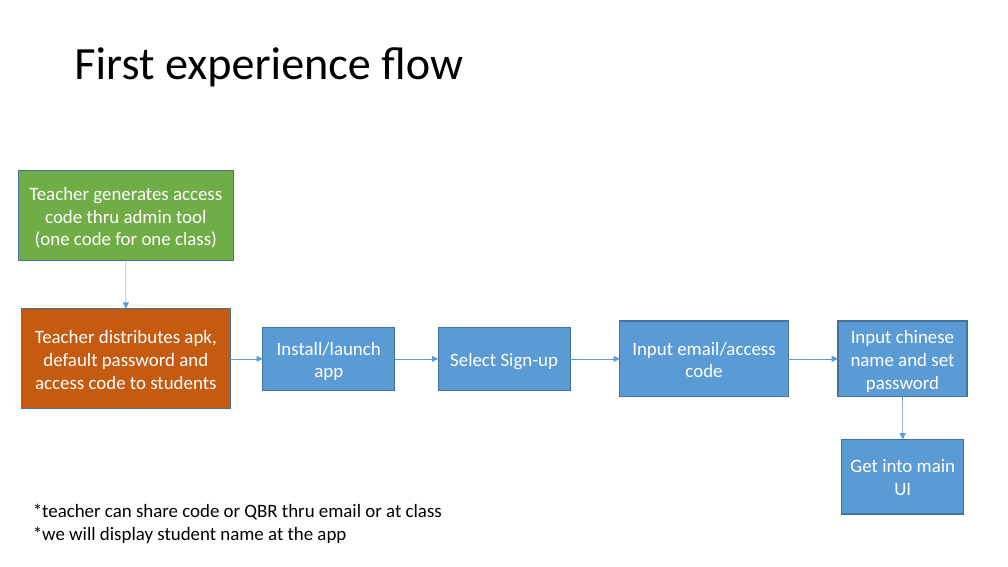
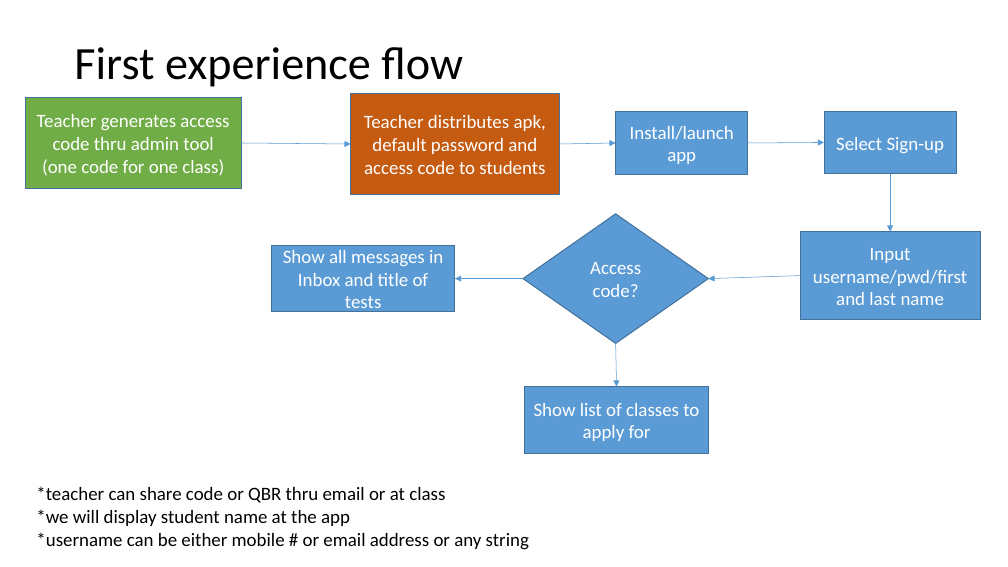
Before and after one commit to Wu-Fei/Parrot-Wireframe, a slide deck: slide 2 of Students flow.pptx. Drawn at 1008x567 pixels with LibreOffice and Linux fonts; fonts in the diff are those of the drawing. Boxes give left, top, right and bottom in pixels: in the first picture for what was removed or moved away, otherwise in the second. Text is boxed around its words. In the diff, an @@ line names an element or a change of style, - is before the commit and + after.

Commit message:
update student flow - first experience and classes

```diff
--- a/Students flow.pptx
+++ b/Students flow.pptx
@@ rectangle "Teacher generates access code thru ...": place and size @@
-rectangle "Teacher generates access code thru ..." at <box>18,170,234,261</box>
+rectangle "Teacher generates access code thru ..." at <box>26,98,241,188</box>
@@ rectangle "Teacher distributes apk, default password ...": place and size @@
-rectangle "Teacher distributes apk, default password ..." at <box>22,309,231,409</box>
+rectangle "Teacher distributes apk, default password ..." at <box>351,94,560,194</box>
@@ rectangle "Install/launch app": place and size @@
-rectangle "Install/launch app" at <box>263,327,395,390</box>
+rectangle "Install/launch app" at <box>616,112,748,175</box>
@@ rectangle "Select Sign-up": place and size @@
-rectangle "Select Sign-up" at <box>439,327,571,390</box>
+rectangle "Select Sign-up" at <box>824,111,957,174</box>
@@ arrow moved from (126, 261) - (126, 309) to (241, 143) - (351, 144) @@
@@ arrow moved from (230, 359) - (263, 359) to (560, 144) - (616, 143) @@
@@ arrow moved from (395, 359) - (439, 359) to (748, 143) - (824, 142) @@
@@ arrow moved from (570, 359) - (620, 359) to (890, 174) - (890, 231) @@
@@ diamond added at <box>523,214,709,343</box>, fill #5B9BD5, outline #43739E 1 pt, 18 pt, text #FFFFFF @@
+Access code?
@@ rectangle "Input username/pwd/first and last name": place and size @@
-rectangle "Input username/pwd/first and last name" at <box>620,321,789,397</box>
+rectangle "Input username/pwd/first and last name" at <box>800,231,980,319</box>
@@ rectangle added at <box>271,246,455,312</box>, fill #5B9BD5, outline #43739E 1 pt, 18 pt, text #FFFFFF @@
+Show all messages in Inbox and title of tests
@@ text in rectangle at <box>813,248,967,305</box>: text changed @@
-Input email/access code
+Input username/pwd/first and last name
@@ arrow added from (523, 279) to (455, 279), #5B9BD5 0.5 pt @@
@@ arrow added from (800, 276) to (709, 279), #5B9BD5 0.5 pt @@
@@ rectangle removed at <box>838,321,967,397</box> @@
-Input chinese name and set password
@@ arrow moved from (903, 397) - (903, 439) to (616, 343) - (617, 386) @@
@@ arrow removed from (789, 359) to (838, 359) @@
@@ rectangle added at <box>525,386,709,453</box>, fill #5B9BD5, outline #43739E 1 pt, 18 pt, text #FFFFFF @@
+Show list of classes to apply for
@@ rectangle removed at <box>842,439,964,514</box> @@
-Get into main UI
@@ text "*teacher can share code or ...": place and size @@
-text "*teacher can share code or ..." at <box>33,503,442,543</box>
+text "*teacher can share code or ..." at <box>36,486,529,550</box>
@@ text at <box>36,532,529,550</box>: paragraph added @@
+*username can be either mobile # or email address or any string
```
Also in this commit, not shown: 5 other slides changed.
